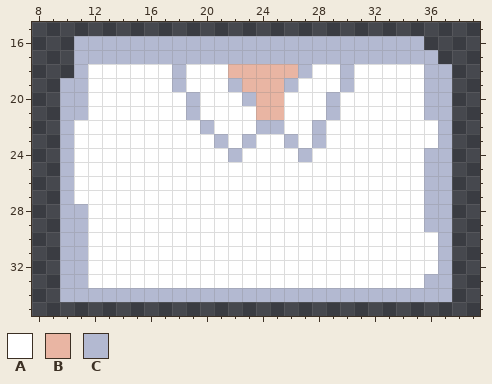
Pixel-art sprite -- ReinaDelNorteRPG/res/cuerpos/CebadorDeMate-cuerpo.png. This is how it looked before the edit.
The file is 48x48 pixels. Shown: x 8..39, y 15..35.
Palette (. is transparent): A #ffffff  B #e9b5a3  C #b3b9d1
Pixels before, first column x 10:
16 .CCCCCCCCCCCCCCCCCCCCCCCCC..
17 .CCCCCCCCCCCCCCCCCCCCCCCCCC.
18 .CAAAAAACAAABBBBBCAACAAAAACC
19 CCAAAAAACAAACBBBCAAACAAAAACC
20 CCAAAAAAACAAACBBAAACAAAAAACC
21 CCAAAAAAACAAAABBAAACAAAAAACC
22 CAAAAAAAAACAAACCAACAAAAAAAAC
23 CAAAAAAAAAACACAACACAAAAAAAAC
24 CAAAAAAAAAAACAAAACAAAAAAAACC
25 CAAAAAAAAAAAAAAAAAAAAAAAAACC
26 CAAAAAAAAAAAAAAAAAAAAAAAAACC
27 CAAAAAAAAAAAAAAAAAAAAAAAAACC
28 CCAAAAAAAAAAAAAAAAAAAAAAAACC
29 CCAAAAAAAAAAAAAAAAAAAAAAAACC
30 CCAAAAAAAAAAAAAAAAAAAAAAAAAC
31 CCAAAAAAAAAAAAAAAAAAAAAAAAAC
32 CCAAAAAAAAAAAAAAAAAAAAAAAAAC
33 CCAAAAAAAAAAAAAAAAAAAAAAAACC
34 CCCCCCCCCCCCCCCCCCCCCCCCCCCC
And afterwards:
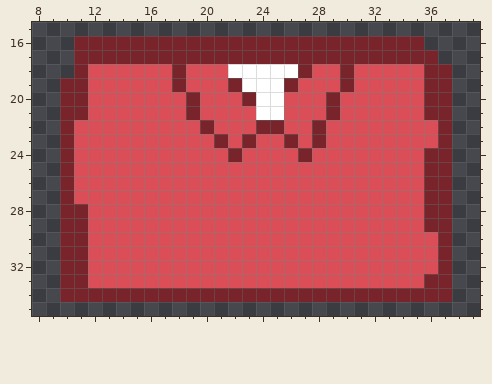
From old to new:
colour A: #ffffff -> #db4d57
colour B: #e9b5a3 -> #ffffff
colour C: #b3b9d1 -> #79242a
Boxes around the changes in both pictures, in picture pixels (x1, y1, x2, y2):
changed: (60, 36, 452, 302)
